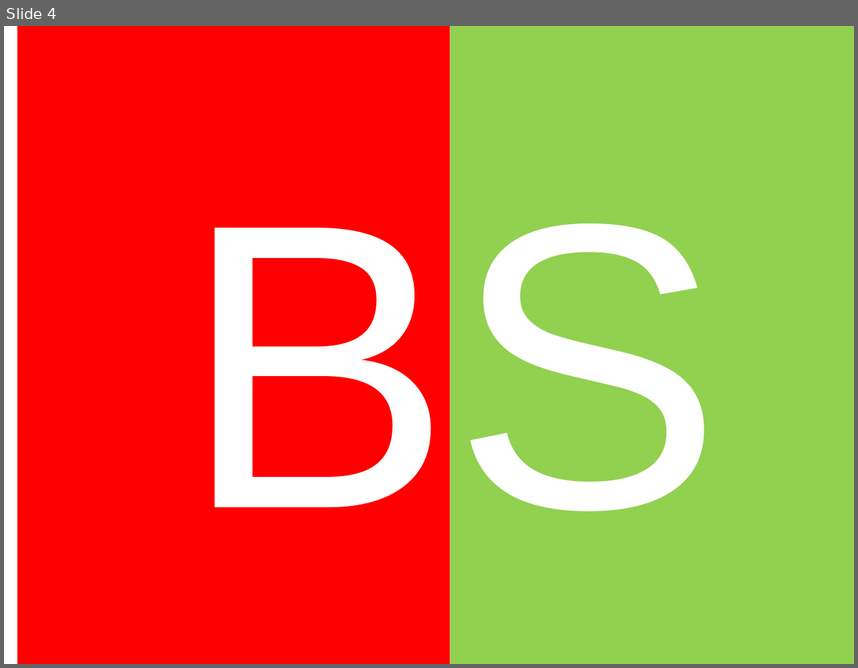
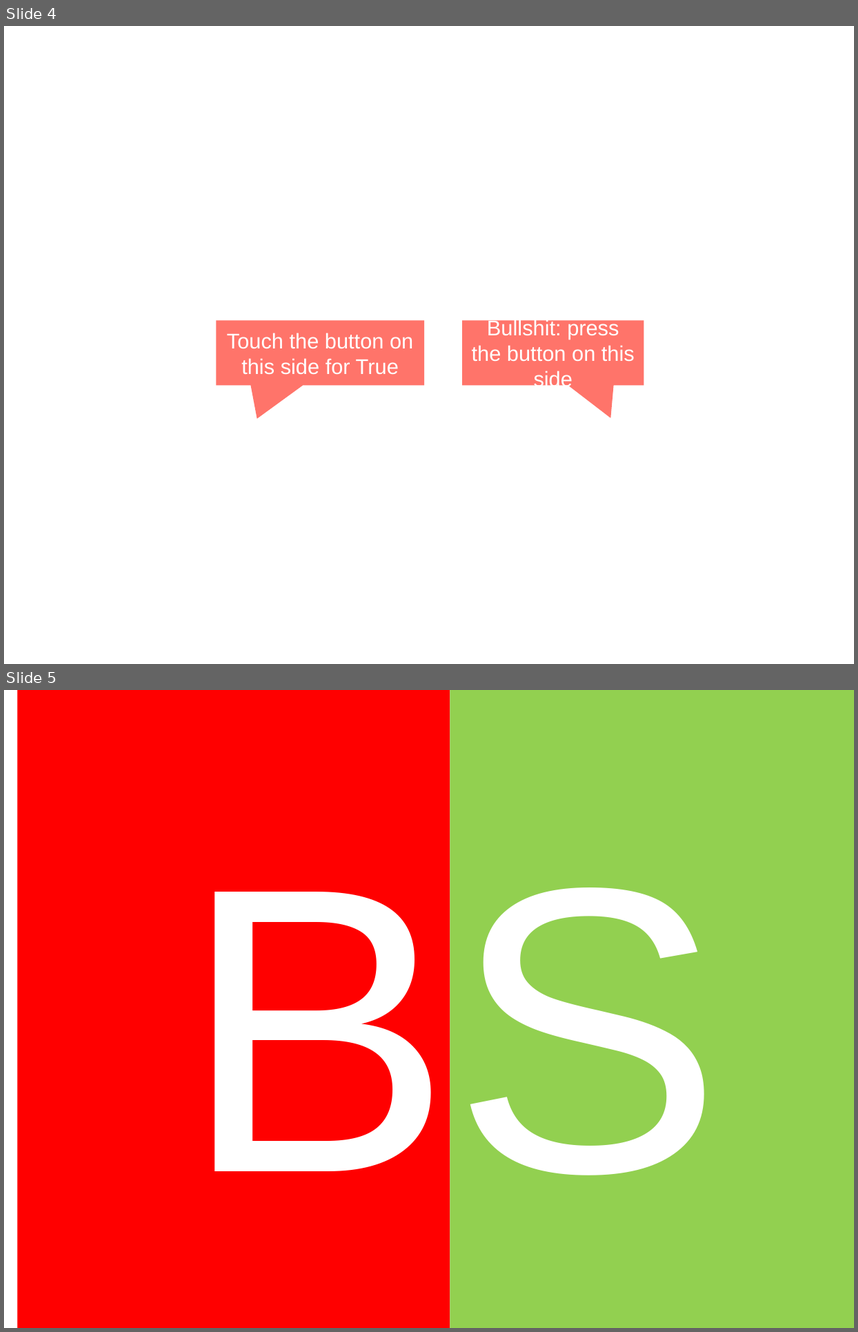
Before and after one commit to joachimneumann/bullshitdetector, a slide deck: bullshit.pptx. Shown one above the other, each under a label of ours: slide 4 before the commit, slides 4 and 5 after it. The pictures are 858x668 and 858x1332 pixels, drawn with LibreOffice and Linux fonts; fonts in the diff are those of the drawing. Boxes give left, top, right and bottom in pixels: in the first picture for what was removed or moved away, otherwise in the second. Text is boxed around its words. In the diff, an @@ line names an element or a change of style, - is before the commit and + after.

Commit message:
pptx updated

```diff
--- a/bullshit.pptx
+++ b/bullshit.pptx
@@ slide 4 added at (4,26,854,664), background #FFFFFF @@
@@ speech box added at (216,320,424,385), fill #FF746A, 18 pt, text #FFFFFF @@
+Touch the button on this side for True
@@ speech box added at (462,320,644,385), fill #FF746A, 18 pt, text #FFFFFF @@
+Bullshit: press the button on this side
@@ what was slide 4 is now slide 5 @@
```
Also in this commit, not shown: 1 other slide added, 1 slide removed.
